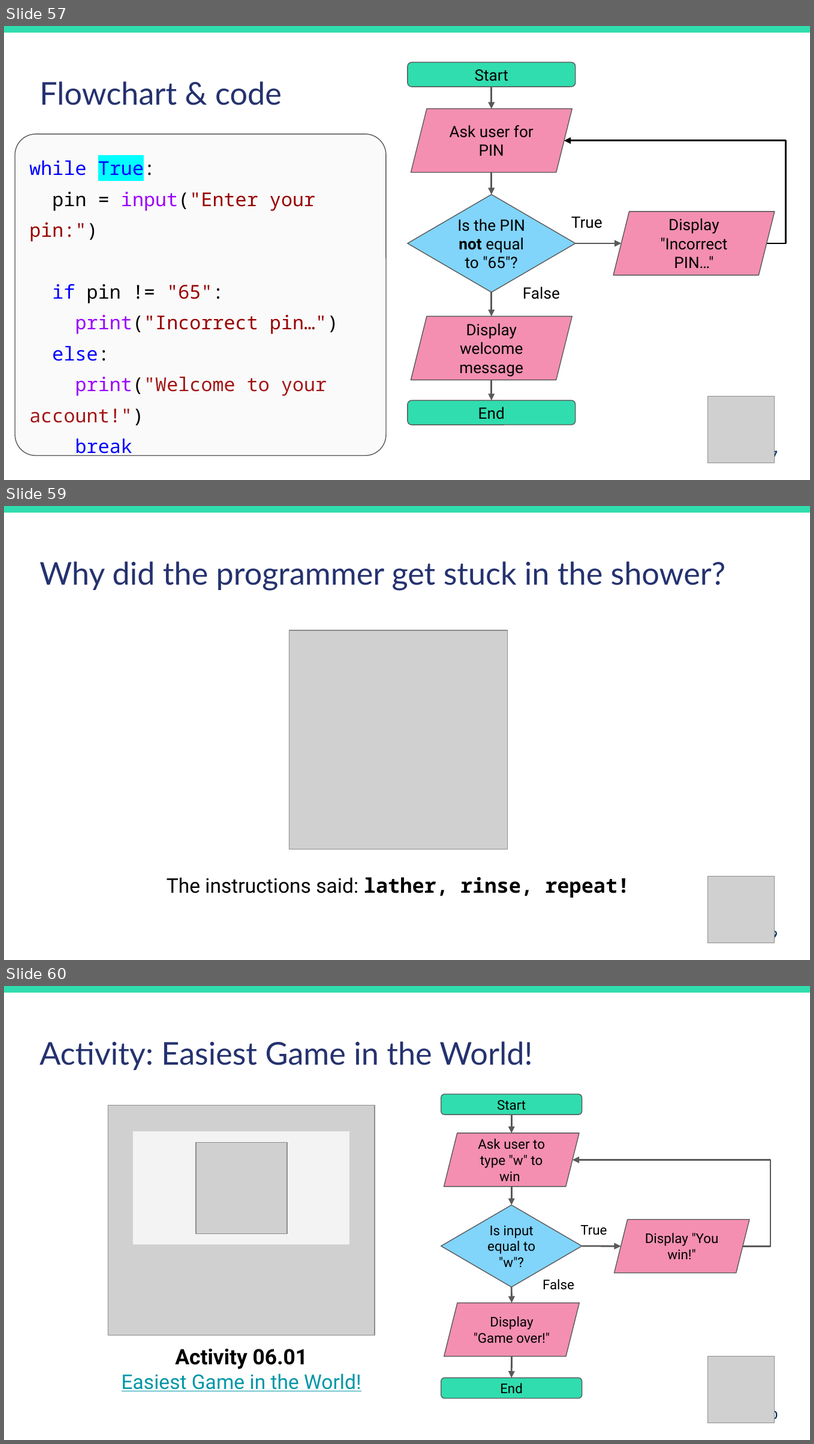
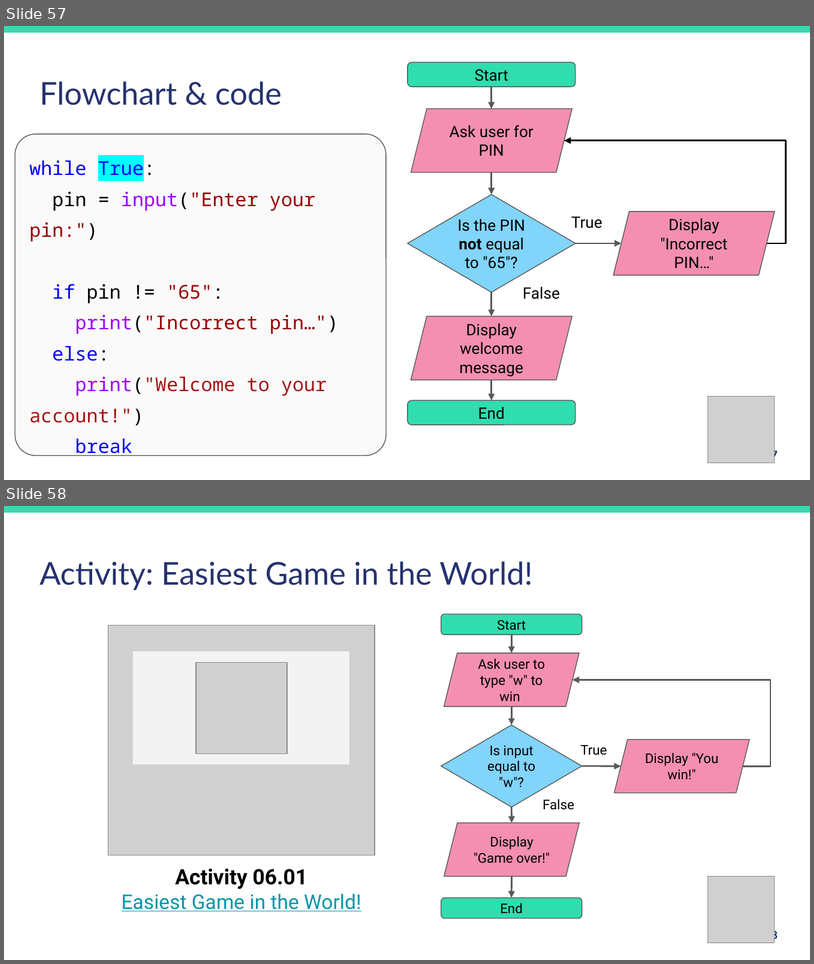
Before and after one commit to duari132/7iec-intro-coding, a slide deck: Lesson-6-Round-and-Round-We-Go/Lesson-6-Round-and-Round-We-Go.pptx. Shown one above the other, each under a label of ours: slides 57, 59 and 60 before the commit, slides 57 and 58 after it; the slides between them are not shown. The pictures are 814x1444 and 814x964 pixels, drawn with LibreOffice and Linux fonts; fonts in the diff are those of the drawing; grey boxes stand for pictures. Boxes give left, top, right and bottom in pixels: in the first picture for what was removed or moved away, otherwise in the second. Text is boxed around its words. In the diff, an @@ line names an element or a change of style, - is before the commit and + after.

```diff
--- a/Lesson-6-Round-and-Round-We-Go/Lesson-6-Round-and-Round-We-Go.pptx
+++ b/Lesson-6-Round-and-Round-We-Go/Lesson-6-Round-and-Round-We-Go.pptx
@@ slide 59 removed at [4, 506, 810, 960], background #FFFFFF; not listed: 1 template element that a slide beside it also shows @@
@@ title removed at [39, 561, 726, 591] @@
-Why did the programmer get stuck in the shower?
@@ picture removed at [290, 630, 508, 849] @@
@@ text removed at [167, 877, 630, 897] @@
-The instructions said: lather, rinse, repeat!
@@ picture removed at [708, 876, 775, 942] @@
@@ page number removed at [765, 929, 778, 941] @@
-59
@@ what was slide 60 is now slide 58 @@
@@ page number at [765, 929, 778, 941]: text changed @@
-60
+58
```
Also in this commit, not shown: 2 slides changed, 1 other slide removed, 10 other files.
